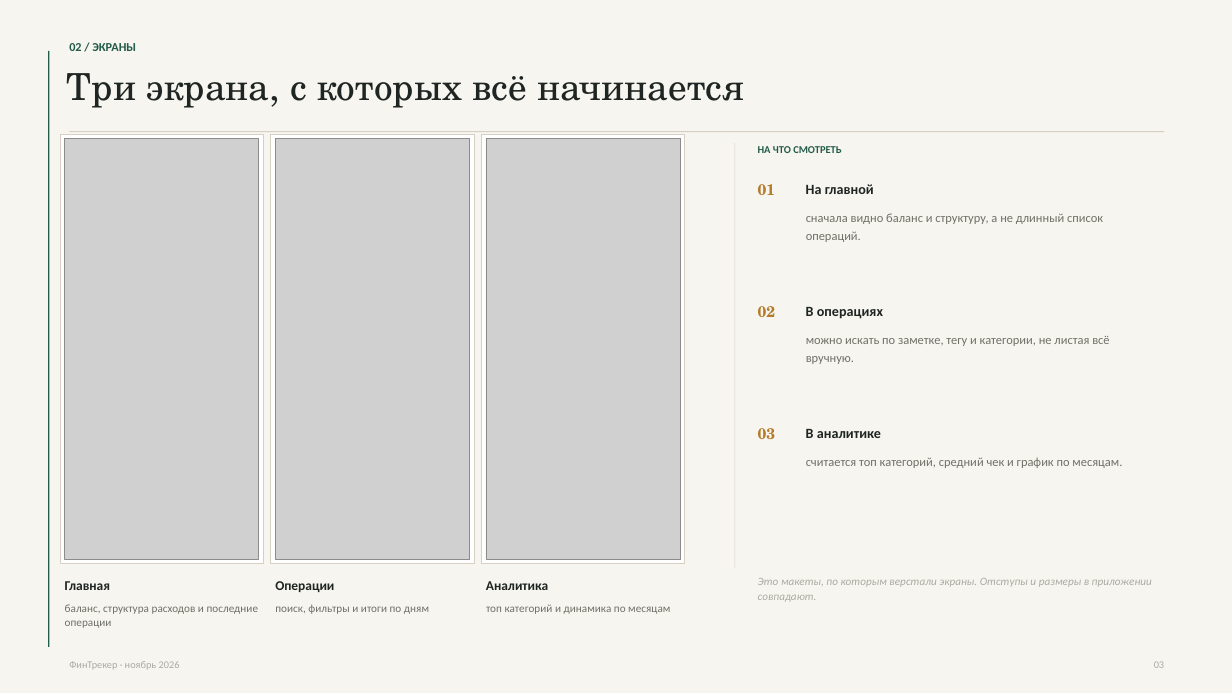
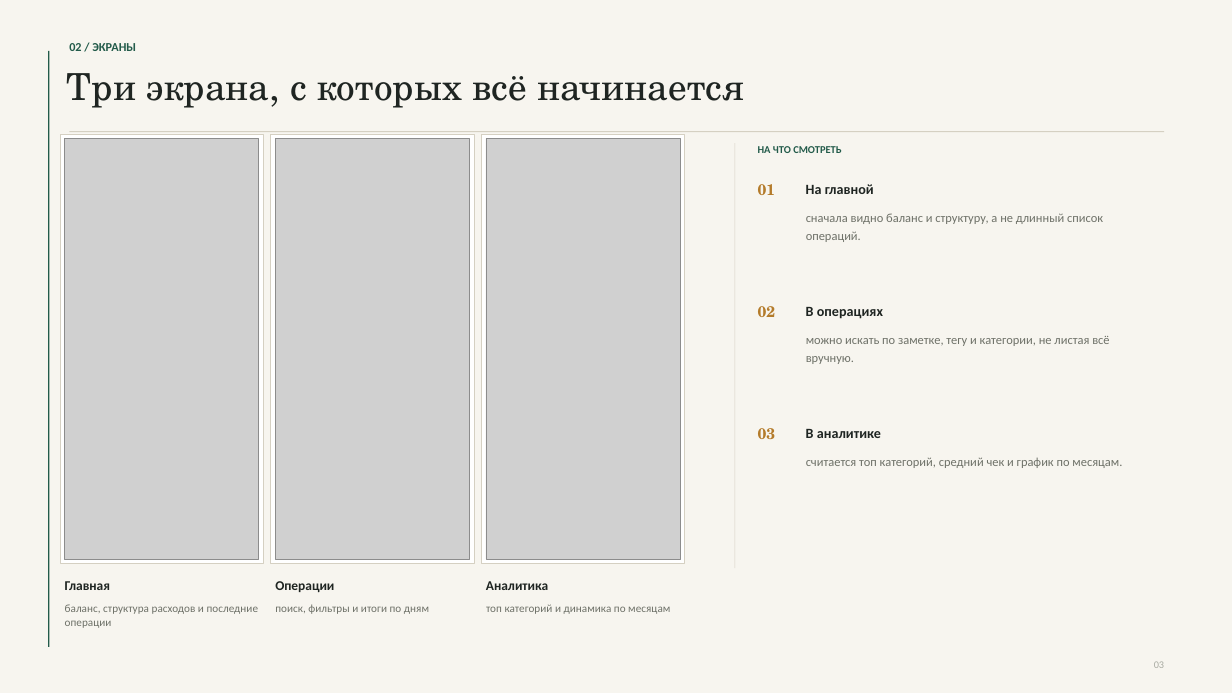
Before and after one commit to Croker0/fintracker, a slide deck: slide 3 of presentation/FinTracker.pptx. Drawn at 1232x693 pixels with LibreOffice and Linux fonts; fonts in the diff are those of the drawing; grey boxes stand for pictures. Boxes give left, top, right and bottom in pixels: in the first picture for what was removed or moved away, otherwise in the second. Text is boxed around its words. In the diff, an @@ line names an element or a change of style, - is before the commit and + after.

```diff
--- a/presentation/FinTracker.pptx
+++ b/presentation/FinTracker.pptx
@@ text removed at (758, 578, 1152, 602) @@
-Это макеты, по которым верстали экраны. Отступы и размеры в приложении совпадают.
@@ text removed at (69, 661, 180, 669) @@
-ФинТрекер · ноябрь 2026
```
Also in this commit, not shown: 5 other slides changed, 4 slides added, 5 slides removed.
